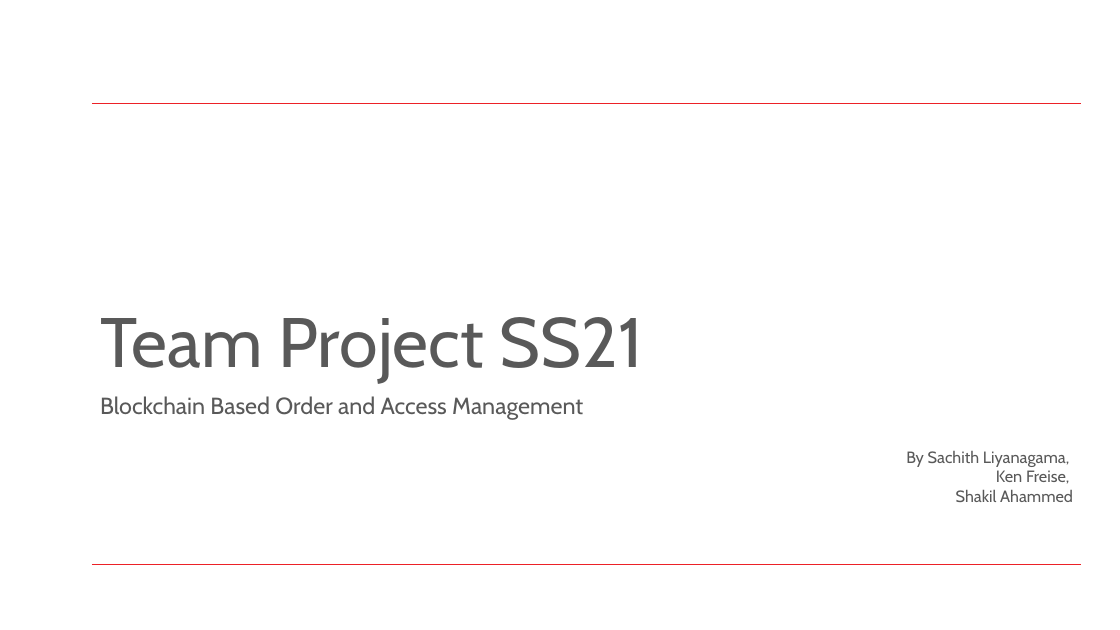
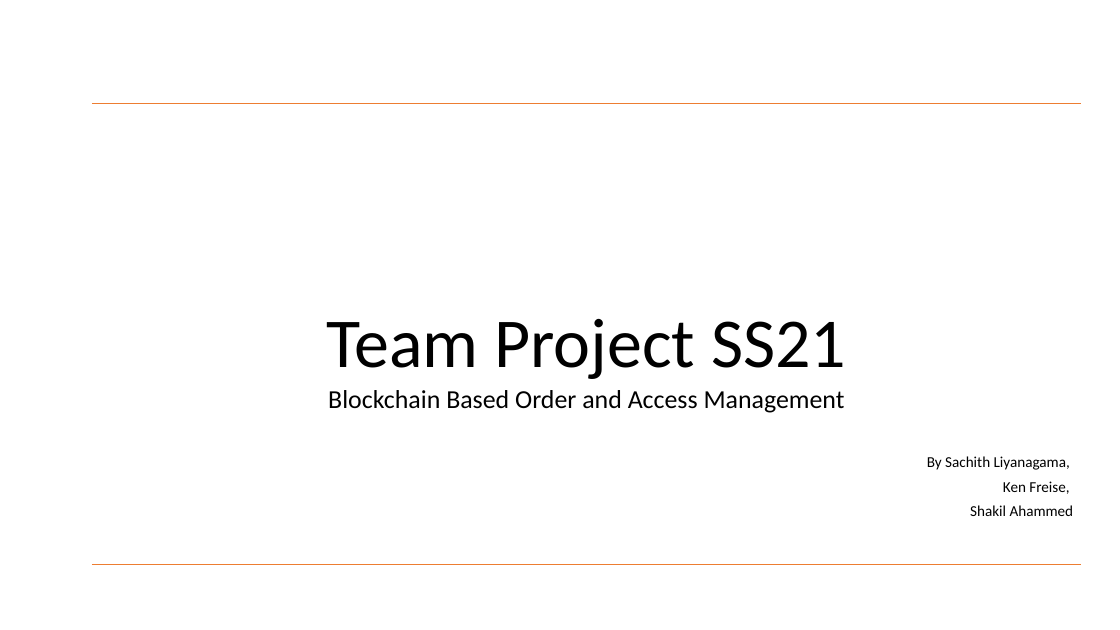
Before and after one commit to SachiHarshitha/HDa_TeamProject_SS21, a slide deck: slide 1 of 00_Documentation/M03_TeamProject_Haid_UWB-Presentation.pptx. Drawn at 1120x630 pixels with LibreOffice and Linux fonts; fonts in the diff are those of the drawing; background and template pictures are left out. Boxes give left, top, right and bottom in pixels: in the first picture for what was removed or moved away, otherwise in the second. Text is boxed around its words. In the diff, an @@ line names an element or a change of style, - is before the commit and + after.

```diff
--- a/00_Documentation/M03_TeamProject_Haid_UWB-Presentation.pptx
+++ b/00_Documentation/M03_TeamProject_Haid_UWB-Presentation.pptx
@@ title "Team Project SS21" at (327, 319, 846, 379): font Cabin to Calibri, text colour #595959 to #000000; alignment left to centre @@
@@ line (92, 103) - (1081, 103): stroke #EC2127 1 pt to #ED7D31 1 pt @@
@@ line (98, 103) - (1081, 103): stroke #EC2127 1 pt to #ED7D31 1 pt @@
@@ subtitle "Blockchain Based Order and Access ..." at (328, 390, 1074, 516): size 20 to 22.2 pt in "Blockchain Based Order and Access Management"; font Cabin to Calibri, text colour #595959 to #000000; size 14 to 12.9 pt in "By Sachith Liyanagama,", "Ken Freise,", "Shakil Ahammed"; alignment left to centre; line spacing 0.9 to 0.7 @@
@@ line (92, 565) - (1081, 565): stroke #EC2127 1 pt to #ED7D31 1 pt @@
```
Also in this commit, not shown: 13 other slides changed, 1 slide removed.
